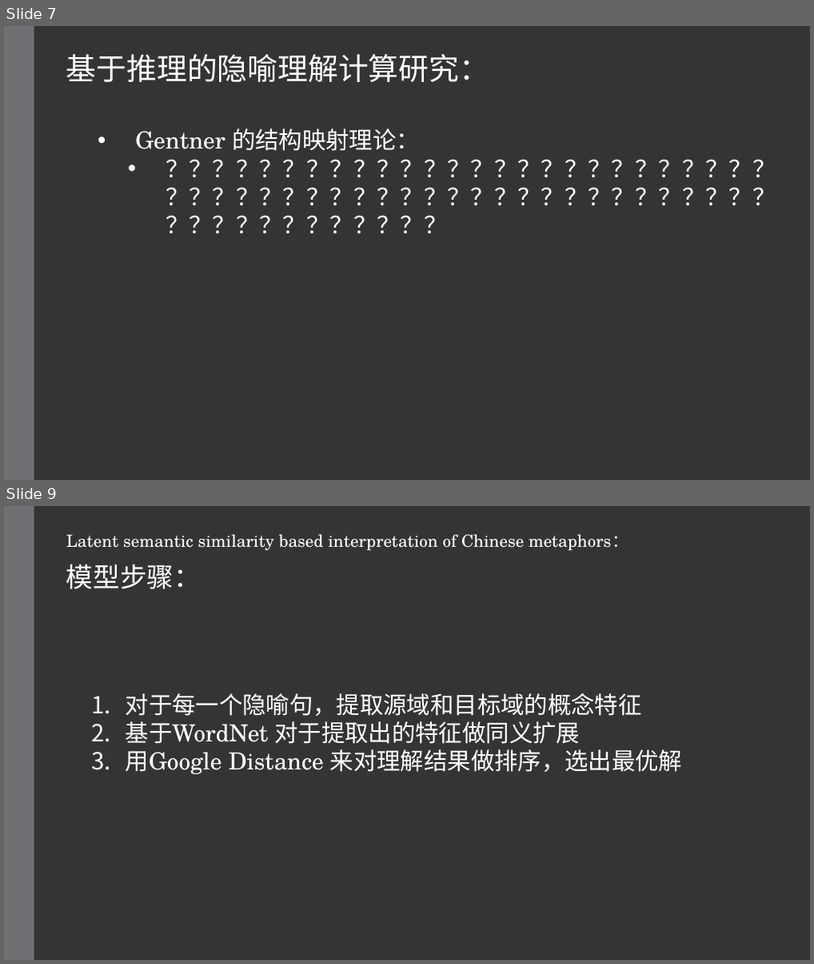
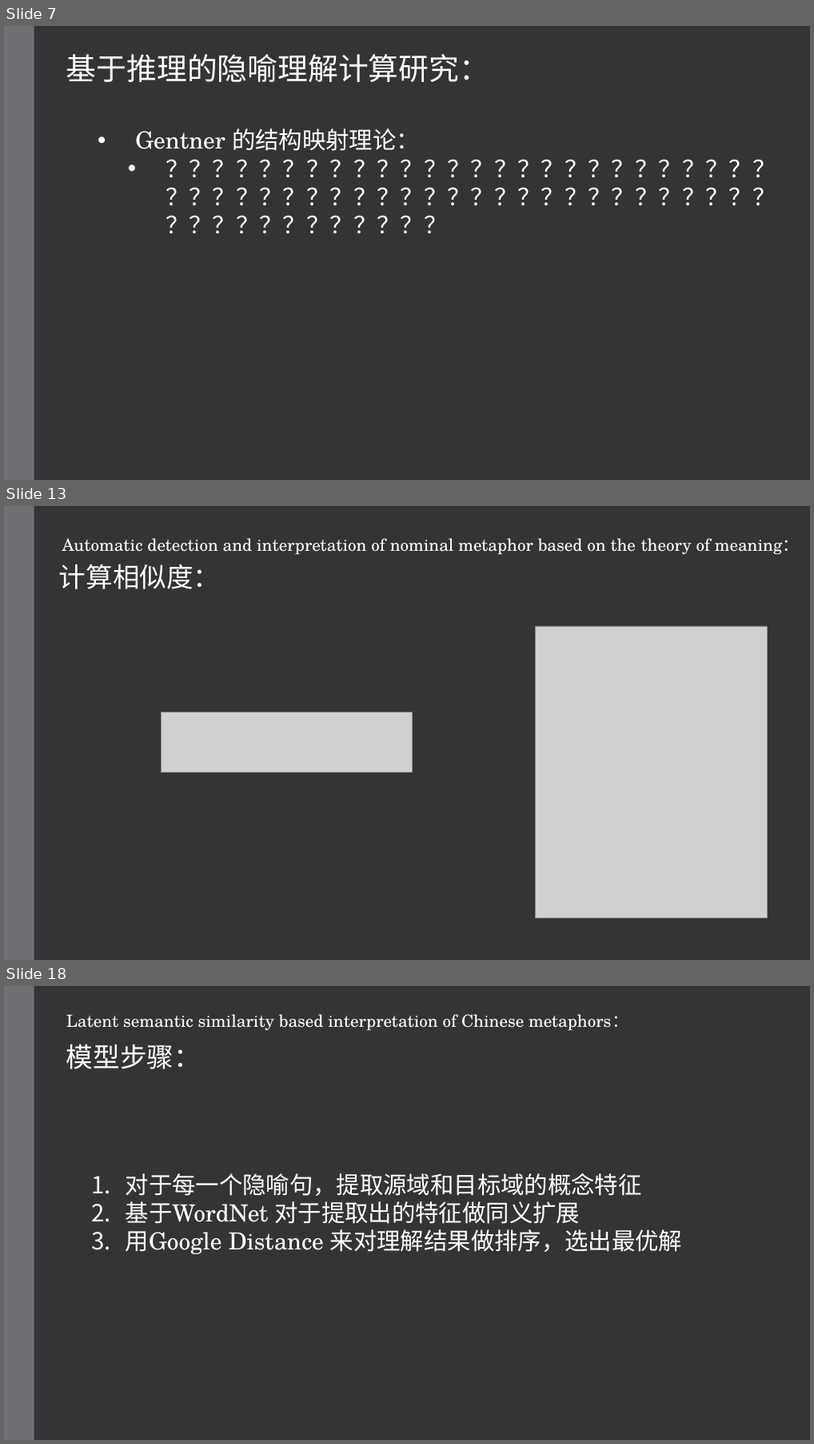
Before and after one commit to hixiaotian/metaphor_detection, a slide deck: 教学/20200809 metaphor interpretation.pptx. Shown one above the other, each under a label of ours: slides 7 and 9 before the commit, slides 7, 13 and 18 after it; the slides between them are not shown. The pictures are 814x964 and 814x1444 pixels, drawn with LibreOffice and Linux fonts; fonts in the diff are those of the drawing; grey boxes stand for pictures. Boxes give left, top, right and bottom in pixels: in the first picture for what was removed or moved away, otherwise in the second. Text is boxed around its words. In the diff, an @@ line names an element or a change of style, - is before the commit and + after.

```diff
--- a/教学/20200809 metaphor interpretation.pptx
+++ b/教学/20200809 metaphor interpretation.pptx
@@ slide 13 added at (4,506,810,960), background #353537; not listed: 1 template element that a slide beside it also shows @@
@@ text added at (62,538,800,555), 20 pt, text #FFFFFF @@
+Automatic detection and interpretation of nominal metaphor based on the theory of meaning：
@@ text added at (59,564,221,589), 32 pt, text #FFFFFF @@
+计算相似度：
@@ picture added at (536,626,767,917) @@
@@ picture added at (161,712,412,772) @@
@@ what was slide 9 is now slide 18 @@
```
Also in this commit, not shown: 1 slide changed, 8 other slides added.
